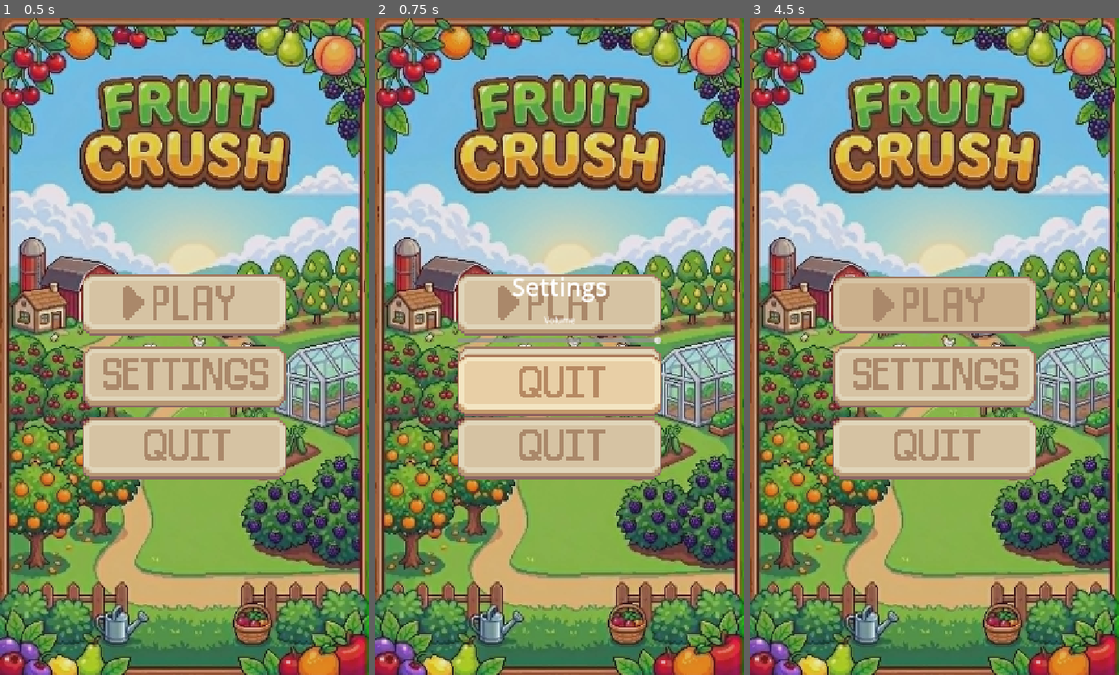
Above: before the commit, frames 1-3 (left to right).
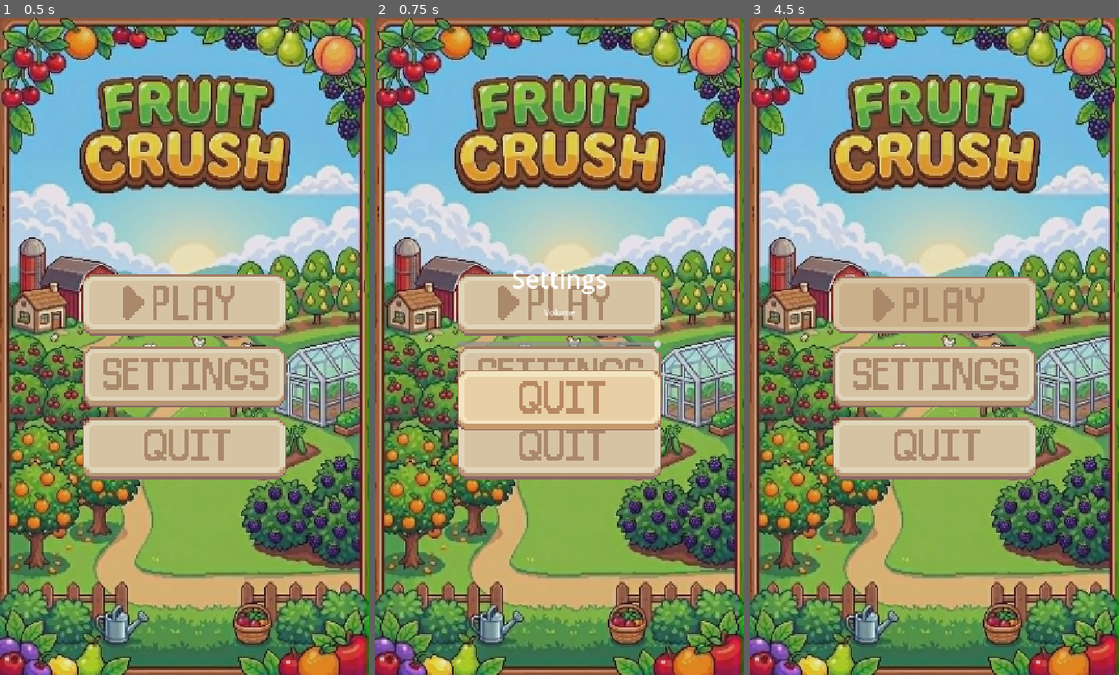
Above: after the commit, the same moments.

Repository: danieljuan6278/Fruit
Game: Godot game, scene res://scene/main_menu.tscn
The game is run twice, just before and just after one commit, with the same random seed, the same clock (stepped at 60 frames per second) and the same inputs.
Inputs (mouse positions are in pixels of both pictures, inside the frame that each line leads up to; where the layout moved, square brackets give the same spot in the first picture):
- Up to frame 1 (0.5 s): no input
- Up to frame 2 (0.75 s): click (559, 379) at 0.5 s
- Up to frame 3 (4.5 s): click (934, 307) at 1.25 s; click (934, 307) at 2 s; click (934, 307) at 2.75 s; click (934, 399) [934, 385] at 3.5 s; tap Enter at 4.25 s; move the mouse to (1015, 313) at 4.27 s; click (1015, 313) at 4.42 s

Frame 1 is identical in both runs. In frame 2, 4.7% of the frame differs, in the area x 22-78%, y 38-63%; in frame 3, nothing differs.

Commit message:
adding adjust volume in settings

Diff:
--- a/scene/settings_menu.tscn
+++ b/scene/settings_menu.tscn
@@ -49,6 +49,7 @@
 horizontal_alignment = 1
 
 [node name="VolumeSlider" type="HSlider" parent="Control/VBoxContainer"]
+custom_minimum_size = Vector2(400, 60)
 layout_mode = 2
 min_value = 0.0
 max_value = 1.0
